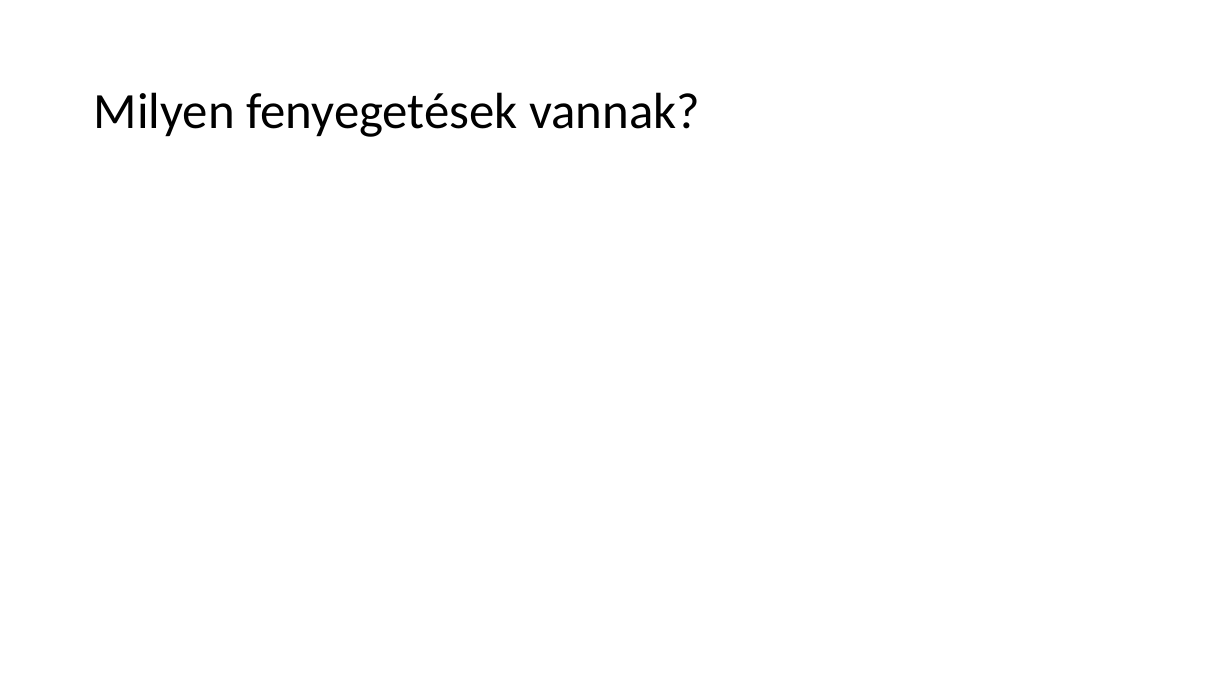
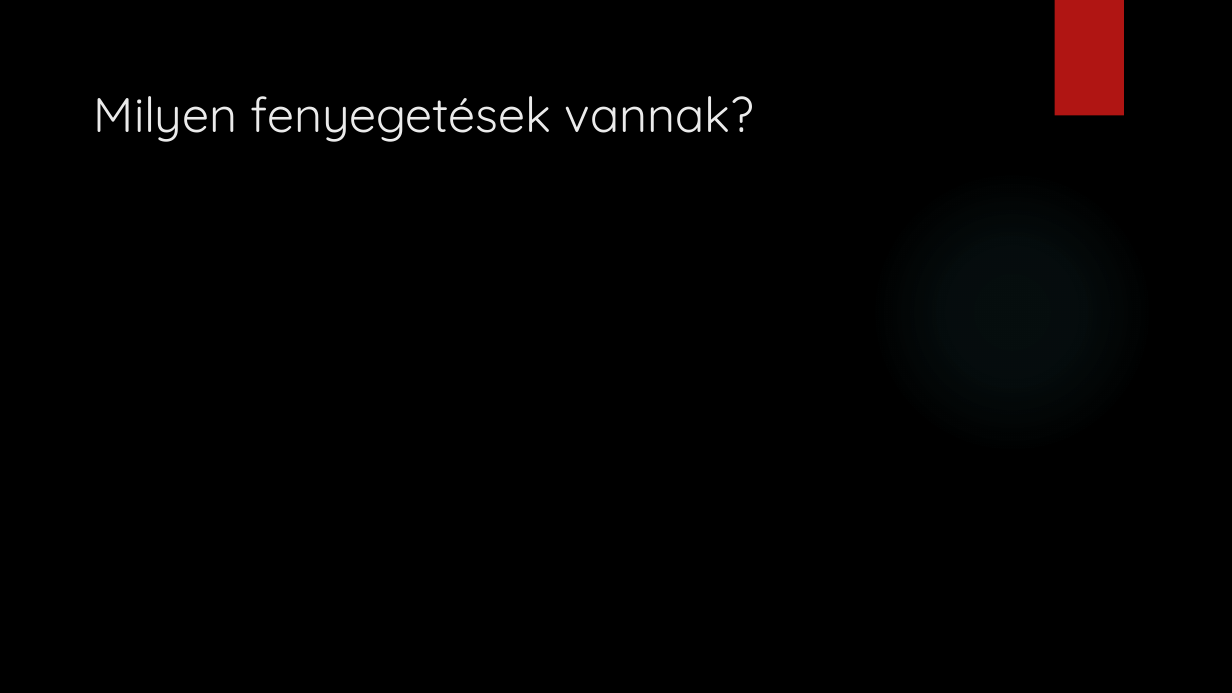
Before and after one commit to somodikonrad/Paprika, a slide deck: slide 6 of Beadandó SK.pptx. Drawn at 1232x693 pixels with LibreOffice and Linux fonts; fonts in the diff are those of the drawing; background and template pictures are left out. Boxes give left, top, right and bottom in pixels: in the first picture for what was removed or moved away, otherwise in the second. Text is boxed around its words. In the diff, an @@ line names an element or a change of style, - is before the commit and + after.

```diff
--- a/Beadandó SK.pptx
+++ b/Beadandó SK.pptx
@@ background #FFFFFF to picture (left out) @@
@@ rectangle added at <box>1055,0,1124,116</box>, fill #B01513 @@
@@ title "Milyen fenyegetések vannak?" at <box>94,96,754,142</box>: size 39.6 to 37.8 pt, font Calibri to Quicksand, text colour #000000 to #EBEBEB; line spacing 0.9 to 1; vertical alignment middle to top @@
@@ ellipse added at <box>870,169,1154,454</box>, fill gradient #50B9C1 @@
```
Also in this commit, not shown: 9 other slides changed.
